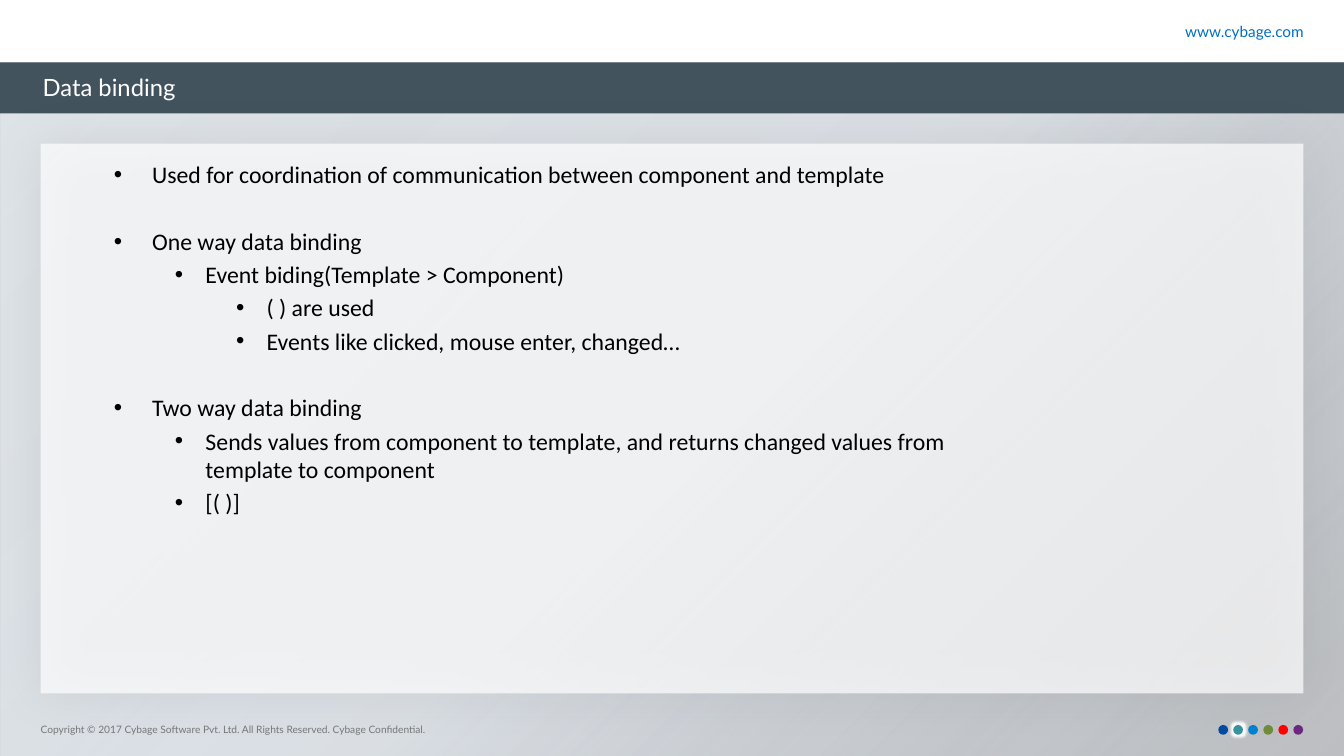
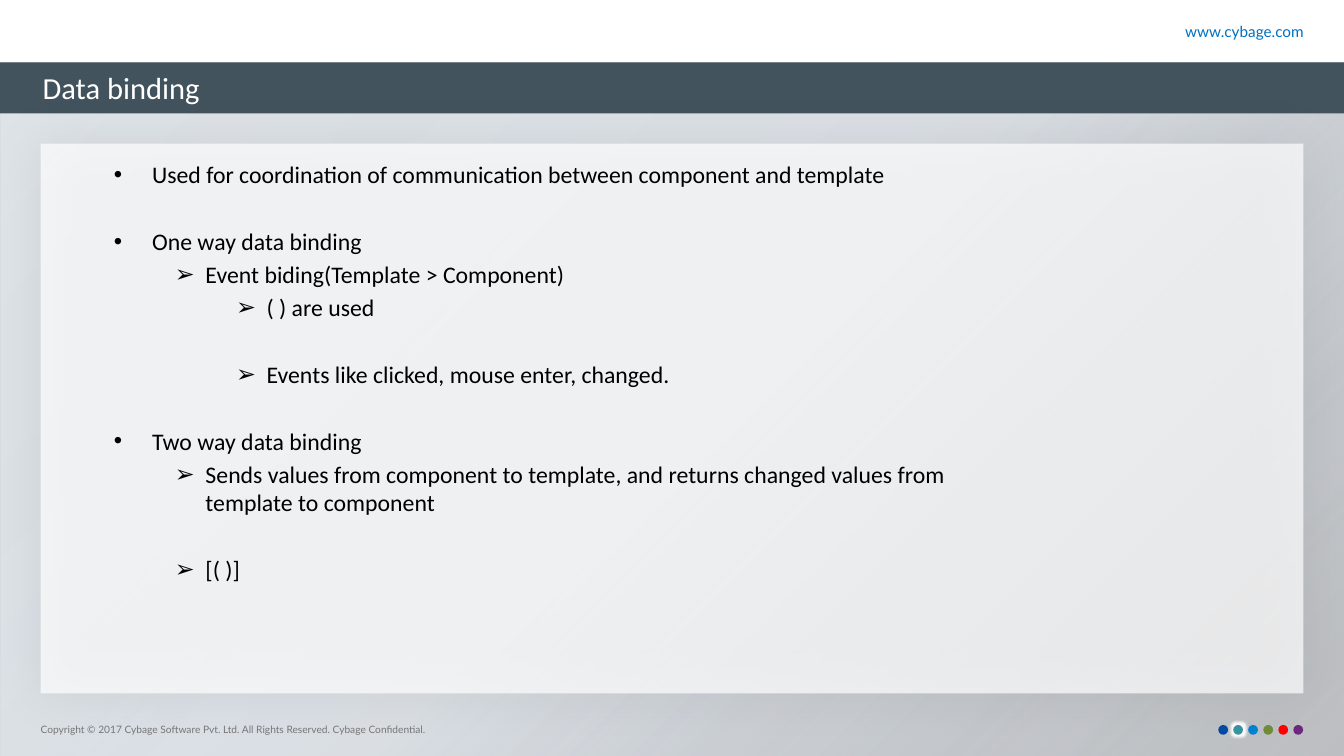
Before and after one commit to nileshpag/ppt, a slide deck: slide 12 of Angular2.pptx (slide 13 before the commit). Drawn at 1344x756 pixels with LibreOffice and Linux fonts; fonts in the diff are those of the drawing; background and template pictures are left out. Boxes give left, top, right and bottom in pixels: in the first picture for what was removed or moved away, otherwise in the second. Text is boxed around its words. In the diff, an @@ line names an element or a change of style, - is before the commit and + after.

```diff
--- a/Angular2.pptx
+++ b/Angular2.pptx
@@ title "Data binding" at (43,78,199,105): size 14 to 18 pt, font Lato to Calibri @@
@@ text at (205,266,945,515): bullet • to ➢ @@
@@ text at (267,366,670,387): text changed @@
-      • Events like clicked, mouse enter, changed…
+      ➢ Events like clicked, mouse enter, changed.
```
Also in this commit, not shown: 14 other slides changed, 2 slides removed.
